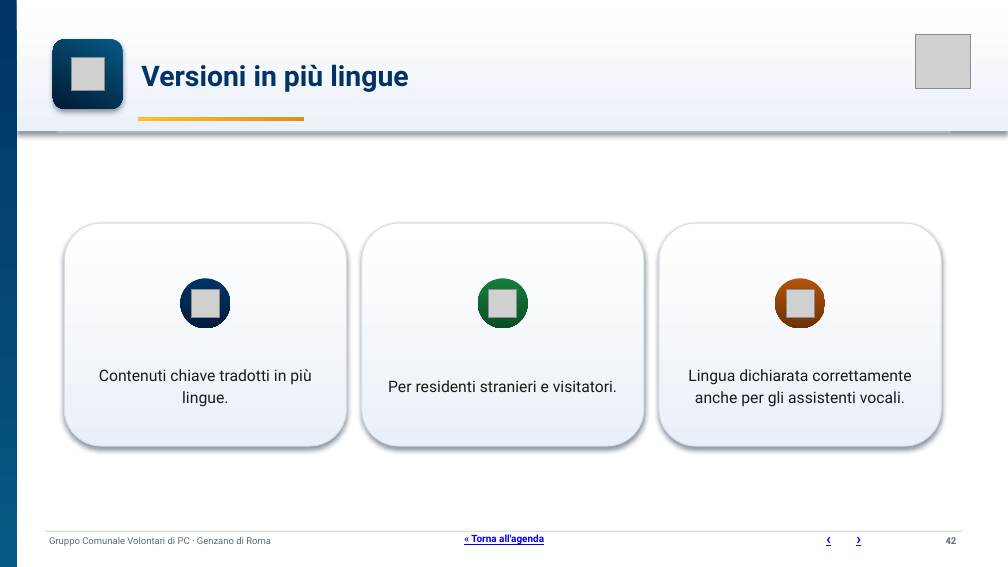
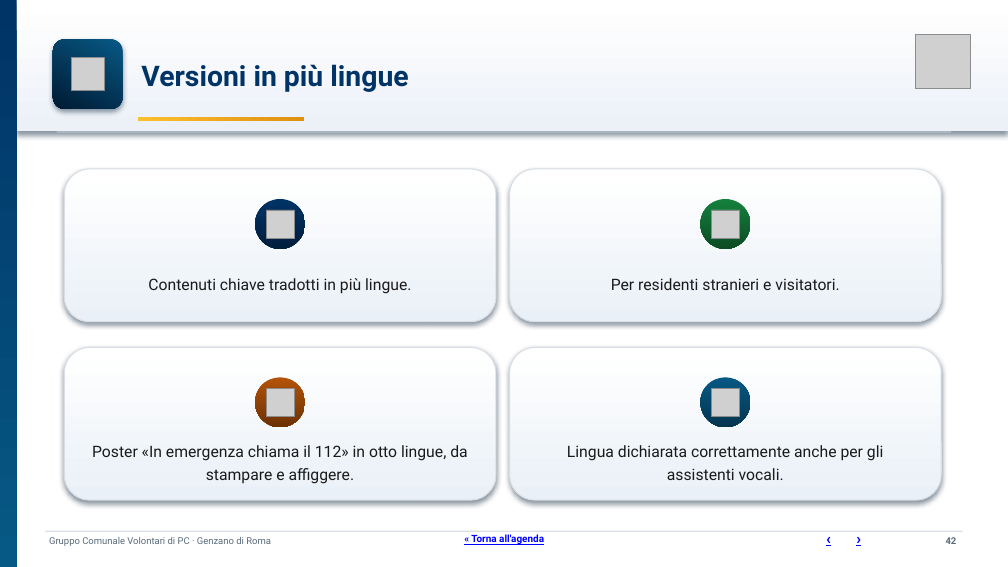
Before and after one commit to SviluppoItaliaDigitale/sito-pc-genzano, a slide deck: slide 42 of static/manuali/presentazione-struttura-sito.pptx. Drawn at 1008x567 pixels with LibreOffice and Linux fonts; fonts in the diff are those of the drawing; grey boxes stand for pictures. Boxes give left, top, right and bottom in pixels: in the first picture for what was removed or moved away, otherwise in the second. Text is boxed around its words. In the diff, an @@ line names an element or a change of style, - is before the commit and + after.

```diff
--- a/static/manuali/presentazione-struttura-sito.pptx
+++ b/static/manuali/presentazione-struttura-sito.pptx
@@ rounded rectangle resized from (x1=64, y1=223, x2=346, y2=446) to (x1=64, y1=169, x2=496, y2=321) @@
@@ rounded rectangle resized from (x1=361, y1=223, x2=644, y2=446) to (x1=510, y1=169, x2=941, y2=321) @@
@@ ellipse moved from (x1=181, y1=278, x2=231, y2=328) to (x1=256, y1=199, x2=306, y2=249) @@
@@ ellipse moved from (x1=478, y1=278, x2=528, y2=328) to (x1=700, y1=199, x2=750, y2=249) @@
@@ picture moved from (x1=191, y1=290, x2=219, y2=318) to (x1=266, y1=210, x2=294, y2=238) @@
@@ picture moved from (x1=489, y1=290, x2=517, y2=318) to (x1=712, y1=210, x2=740, y2=238) @@
@@ text "Contenuti chiave tradotti in più ..." rewrapped from (x1=99, y1=369, x2=311, y2=407) to (x1=148, y1=278, x2=411, y2=294) @@
@@ text "Per residenti stranieri e visitatori." moved from (x1=388, y1=380, x2=617, y2=392) to (x1=611, y1=278, x2=839, y2=290) @@
@@ rounded rectangle resized from (x1=659, y1=223, x2=941, y2=446) to (x1=64, y1=347, x2=496, y2=500) @@
@@ rounded rectangle added at (x1=510, y1=347, x2=941, y2=500), fill gradient #FFFFFF to #EAF0F7, outline #D8DEE4 1 pt @@
@@ ellipse moved from (x1=775, y1=278, x2=825, y2=328) to (x1=256, y1=377, x2=306, y2=427) @@
@@ picture moved from (x1=786, y1=290, x2=814, y2=318) to (x1=266, y1=389, x2=294, y2=417) @@
@@ ellipse added at (x1=700, y1=377, x2=750, y2=427), fill gradient #075985 to #04354F @@
@@ picture added at (x1=712, y1=389, x2=740, y2=417) @@
@@ text added at (x1=92, y1=445, x2=467, y2=484), 15 pt, text #1A1A1A @@
+Poster «In emergenza chiama il 112» in otto lingue, da stampare e affiggere.
@@ text "Lingua dichiarata correttamente anche per ..." rewrapped from (x1=688, y1=369, x2=911, y2=407) to (x1=567, y1=445, x2=883, y2=480) @@
```
Also in this commit, not shown: 3 other files.
